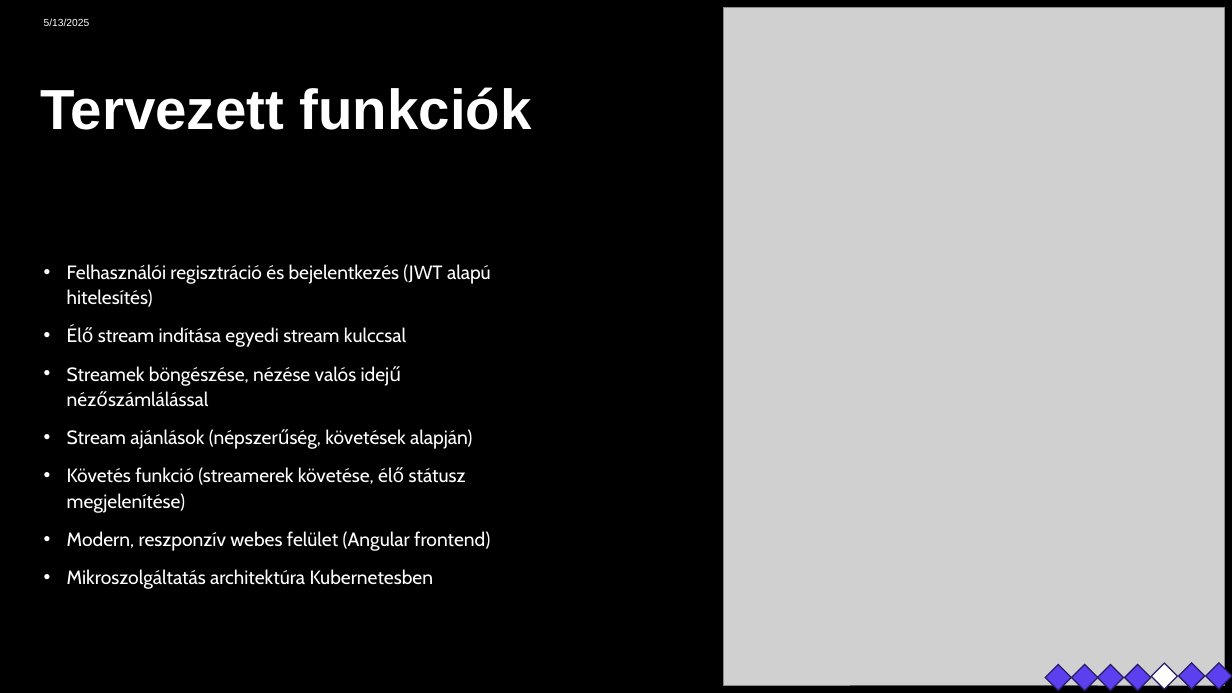
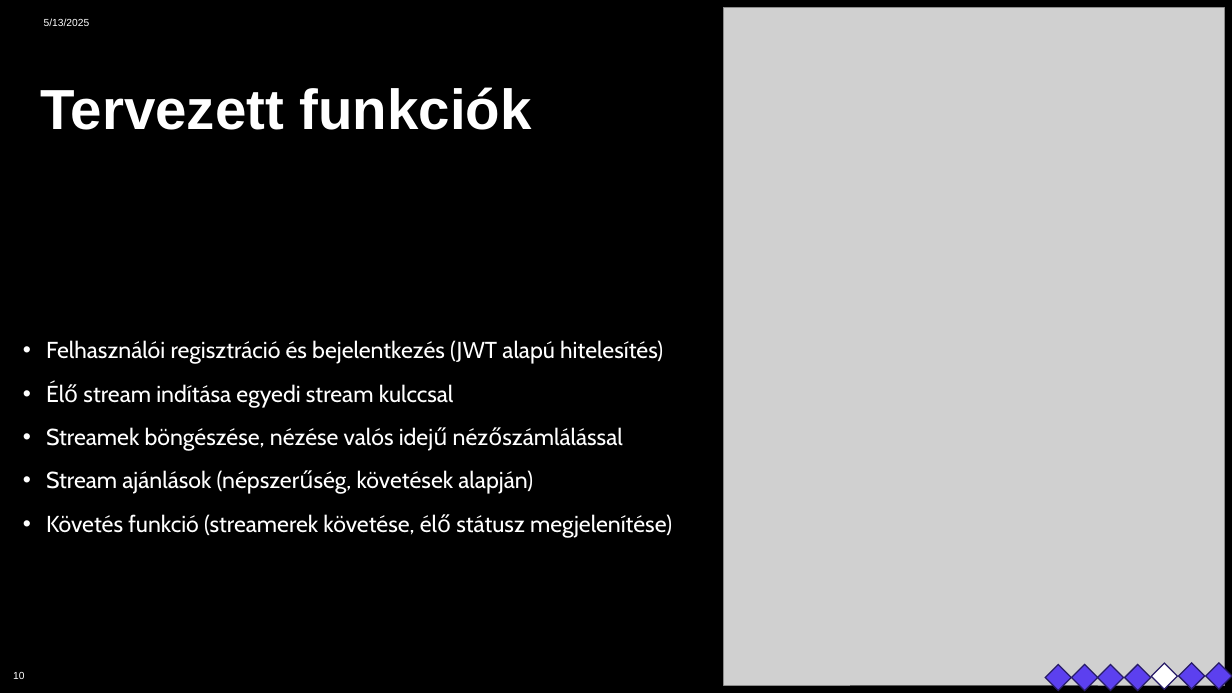
Before and after one commit to GriffManoue/live-streaming-kubernetes, a slide deck: slide 10 of Documents/live-streaming-service-presentation.pptx. Drawn at 1232x693 pixels with LibreOffice and Linux fonts; fonts in the diff are those of the drawing; grey boxes stand for pictures. Boxes give left, top, right and bottom in pixels: in the first picture for what was removed or moved away, otherwise in the second. Text is boxed around its words. In the diff, an @@ line names an element or a change of style, - is before the commit and + after.

```diff
--- a/Documents/live-streaming-service-presentation.pptx
+++ b/Documents/live-streaming-service-presentation.pptx
@@ text "Felhasználói regisztráció és bejelentkezés (JWT ...": place and size @@
-text "Felhasználói regisztráció és bejelentkezés (JWT ..." at <box>67,264,491,589</box>
+text "Felhasználói regisztráció és bejelentkezés (JWT ..." at <box>46,340,672,538</box>
@@ text "Felhasználói regisztráció és bejelentkezés (JWT ..." at <box>46,340,672,538</box>: size 15 to 18 pt @@
@@ text at <box>67,531,490,589</box>: paragraphs removed @@
-• Modern, reszponzív webes felület (Angular frontend)
-• Mikroszolgáltatás architektúra Kubernetesben
@@ page number added at <box>13,672,24,679</box>, 8 pt, text #FFFFFF @@
+10
```
Also in this commit, not shown: 13 other slides changed, 2 other files.
